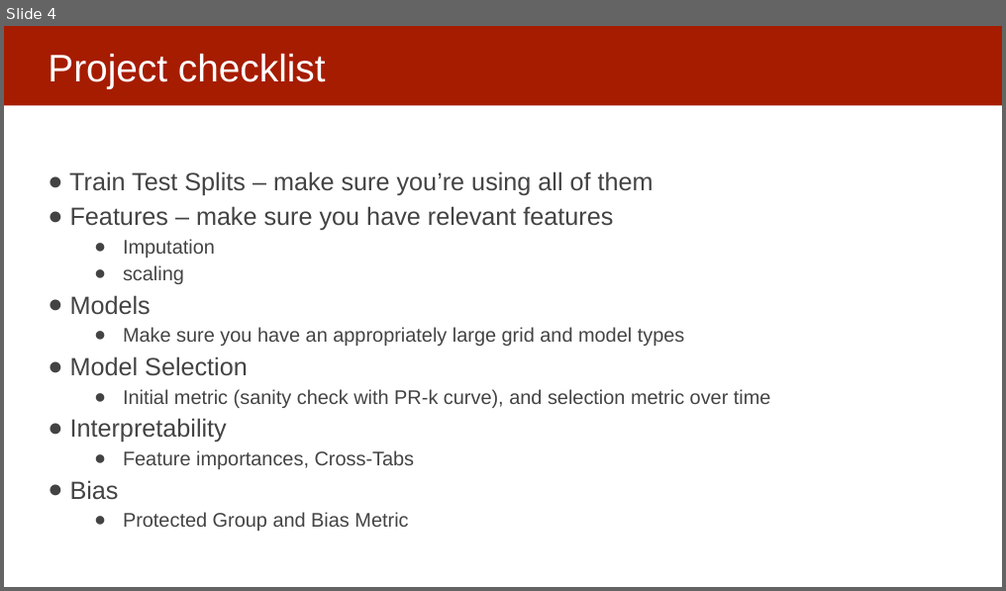
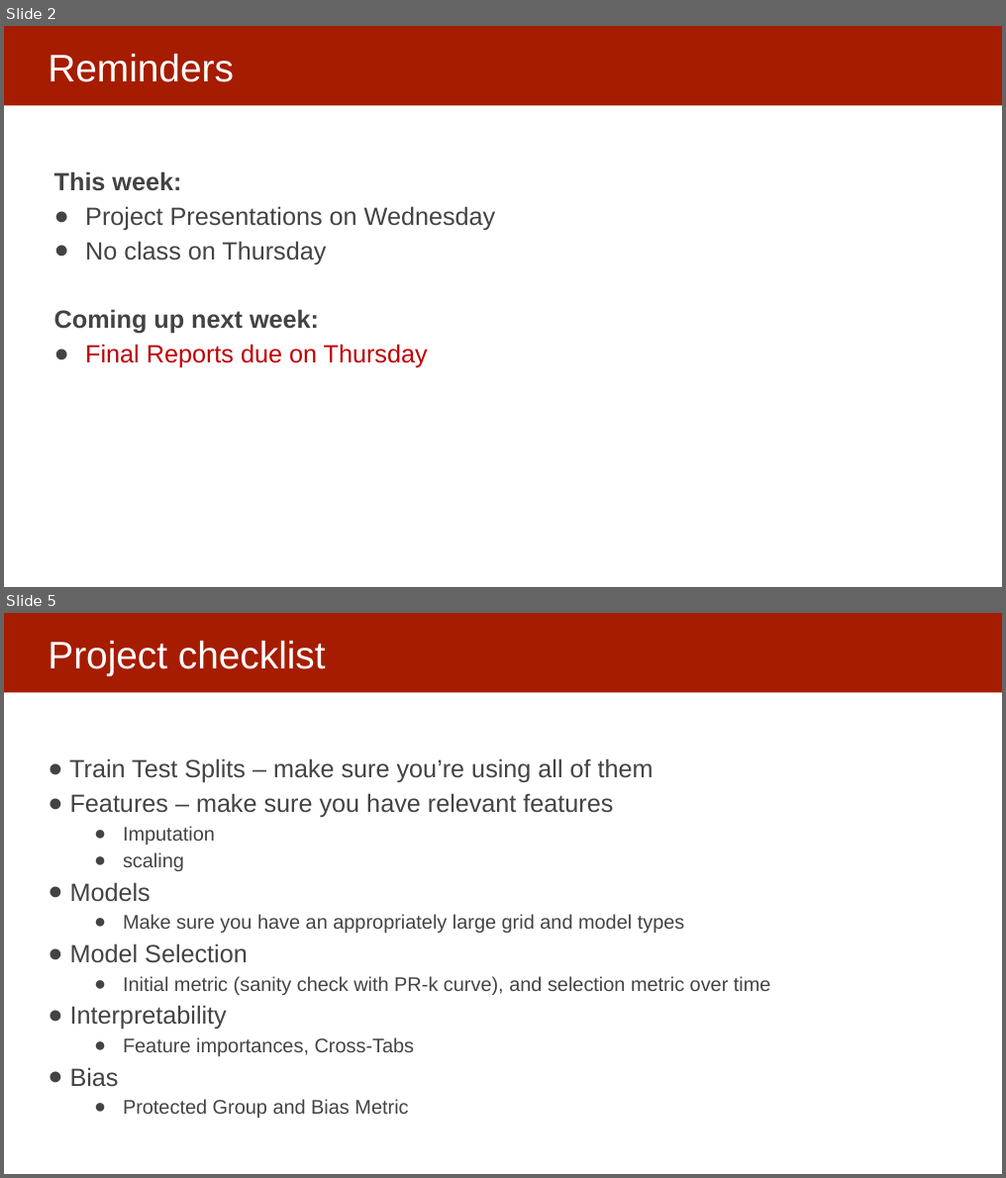
Before and after one commit to dssg/mlforpublicpolicylab, a slide deck: 14 - Presentations and Wrap-Up/causal inference.pptx. Shown one above the other, each under a label of ours: slide 4 before the commit, slides 2 and 5 after it; the slides between them are not shown. The pictures are 1006x591 and 1006x1178 pixels, drawn with LibreOffice and Linux fonts; fonts in the diff are those of the drawing. Boxes give left, top, right and bottom in pixels: in the first picture for what was removed or moved away, otherwise in the second. Text is boxed around its words. In the diff, an @@ line names an element or a change of style, - is before the commit and + after.

```diff
--- a/14 - Presentations and Wrap-Up/causal inference.pptx
+++ b/14 - Presentations and Wrap-Up/causal inference.pptx
@@ slide 2 added at box(4, 26, 1002, 587), background #FFFFFF; not listed: 1 template element that a slide beside it also shows @@
@@ title added at box(48, 54, 234, 82), 37 pt, text #FFFFFF @@
+Reminders
@@ text added at box(54, 172, 496, 369), 24 pt, text #434343 @@
+This week:
+● Project Presentations on Wednesday
+● No class on Thursday
+Coming up next week:
+● Final Reports due on Thursday
@@ what was slide 4 is now slide 5 @@
```
Also in this commit, not shown: 3 slides changed, 19 other slides added.
